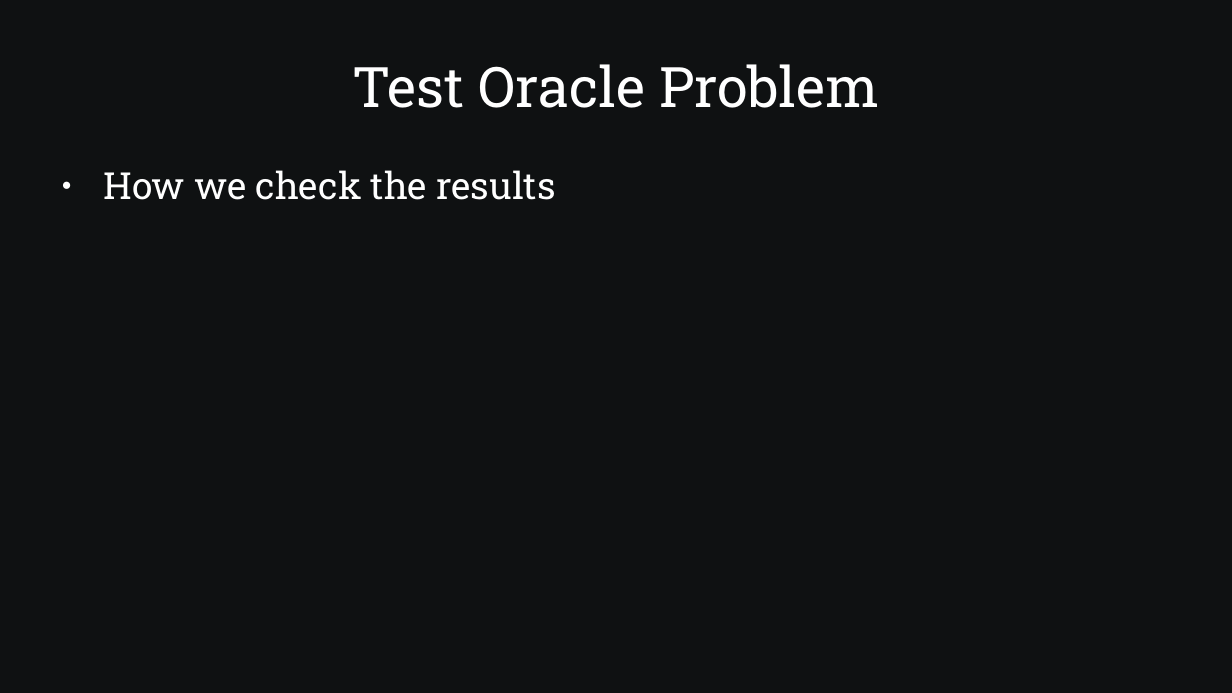
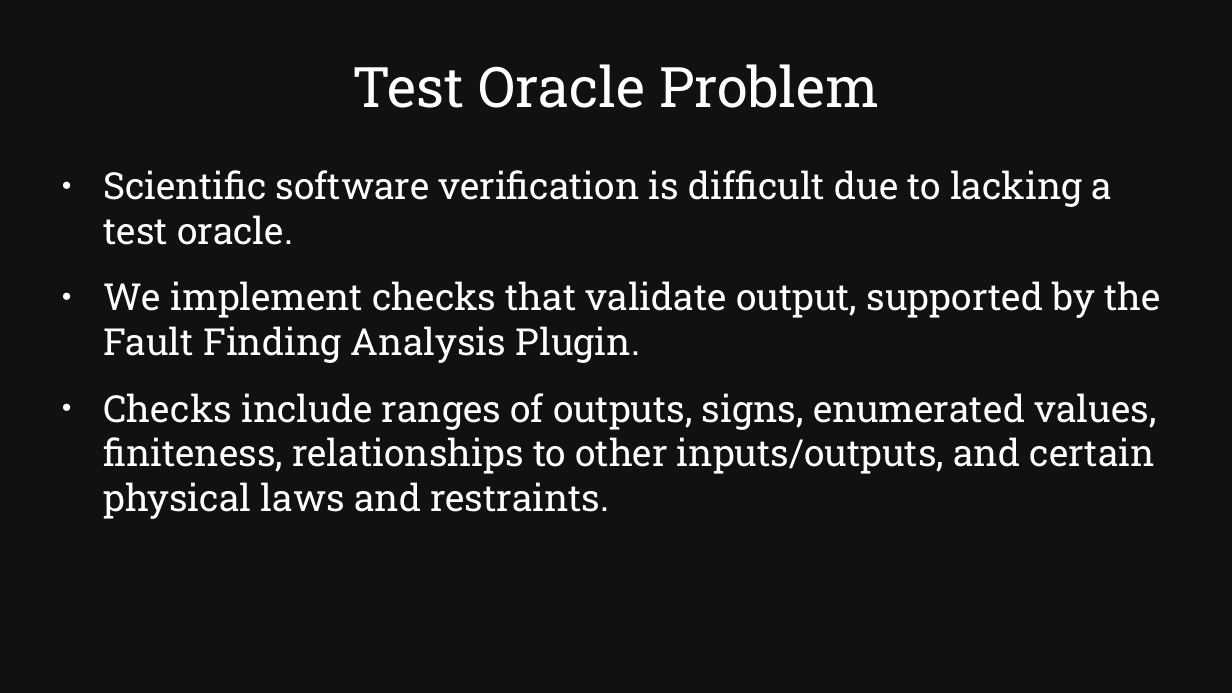
Before and after one commit to SamAllen06/lake_temp_work, a slide deck: slide 5 of documentation/for_collaborators/AnalysisOverview.pptx (slide 4 before the commit). Drawn at 1232x693 pixels with LibreOffice and Linux fonts; fonts in the diff are those of the drawing. Boxes give left, top, right and bottom in pixels: in the first picture for what was removed or moved away, otherwise in the second. Text is boxed around its words. In the diff, an @@ line names an element or a change of style, - is before the commit and + after.

Commit message:
Update AnalysisOverview Documentation

```diff
--- a/documentation/for_collaborators/AnalysisOverview.pptx
+++ b/documentation/for_collaborators/AnalysisOverview.pptx
@@ text at box(104, 170, 1160, 519): text changed @@
-● How we check the results
+● Scientific software verification is difficult due to lacking a test oracle.
+● We implement checks that validate output, supported by the Fault Finding Analysis Plugin.
+● Checks include ranges of outputs, signs, enumerated values, finiteness, relationships to other inputs/outputs, and certain physical laws and restraints.
```
Also in this commit, not shown: 7 other slides changed, 7 slides added, 2 slides removed, 1 other file.
